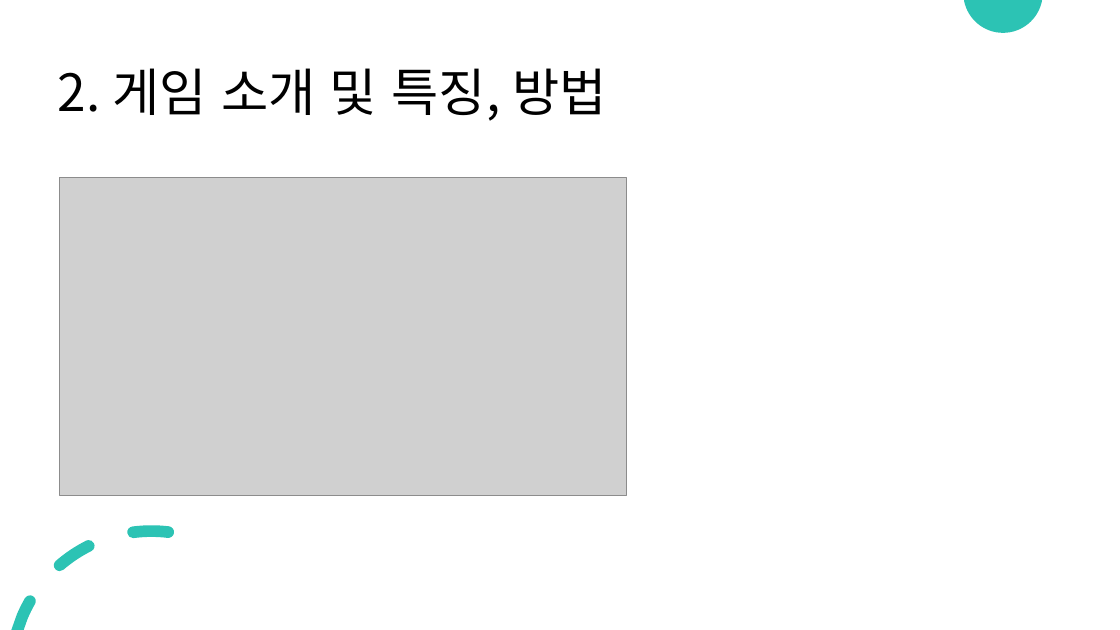
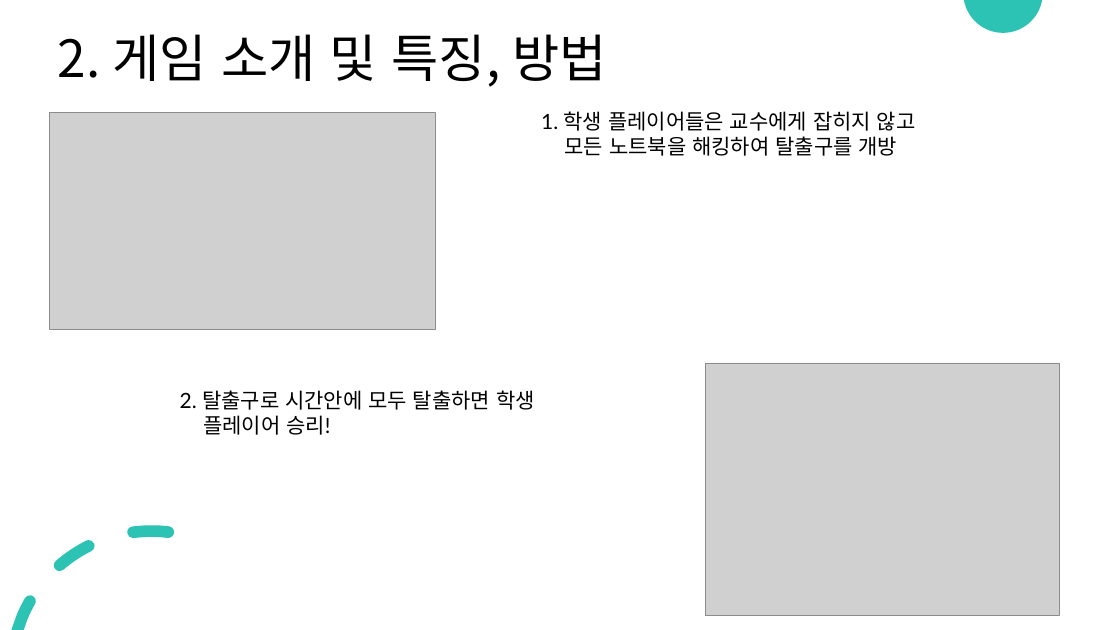
Before and after one commit to EndWish/GraduationProject, a slide deck: slide 4 of 발표자료.pptx. Drawn at 1120x630 pixels with LibreOffice and Linux fonts; fonts in the diff are those of the drawing; grey boxes stand for pictures. Boxes give left, top, right and bottom in pixels: in the first picture for what was removed or moved away, otherwise in the second. Text is boxed around its words. In the diff, an @@ line names an element or a change of style, - is before the commit and + after.

Commit message:
게임소개 파트 추가

```diff
--- a/발표자료.pptx
+++ b/발표자료.pptx
@@ title "2. 게임 소개 및 특징, ...": place and size @@
-title "2. 게임 소개 및 특징, ..." at (58,68,606,121)
+title "2. 게임 소개 및 특징, ..." at (58,34,606,87)
@@ picture: place and size @@
-picture at (60,177,627,495)
+picture at (50,113,436,329)
@@ text added at (541,111,916,156), 18 pt, text #000000 @@
+1. 학생 플레이어들은 교수에게 잡히지 않고
+모든 노트북을 해킹하여 탈출구를 개방
@@ picture added at (706,363,1060,616) @@
@@ text added at (180,390,535,435), 18 pt, text #000000 @@
+2. 탈출구로 시간안에 모두 탈출하면 학생
+플레이어 승리!
```
Also in this commit, not shown: 2 other slides changed.
